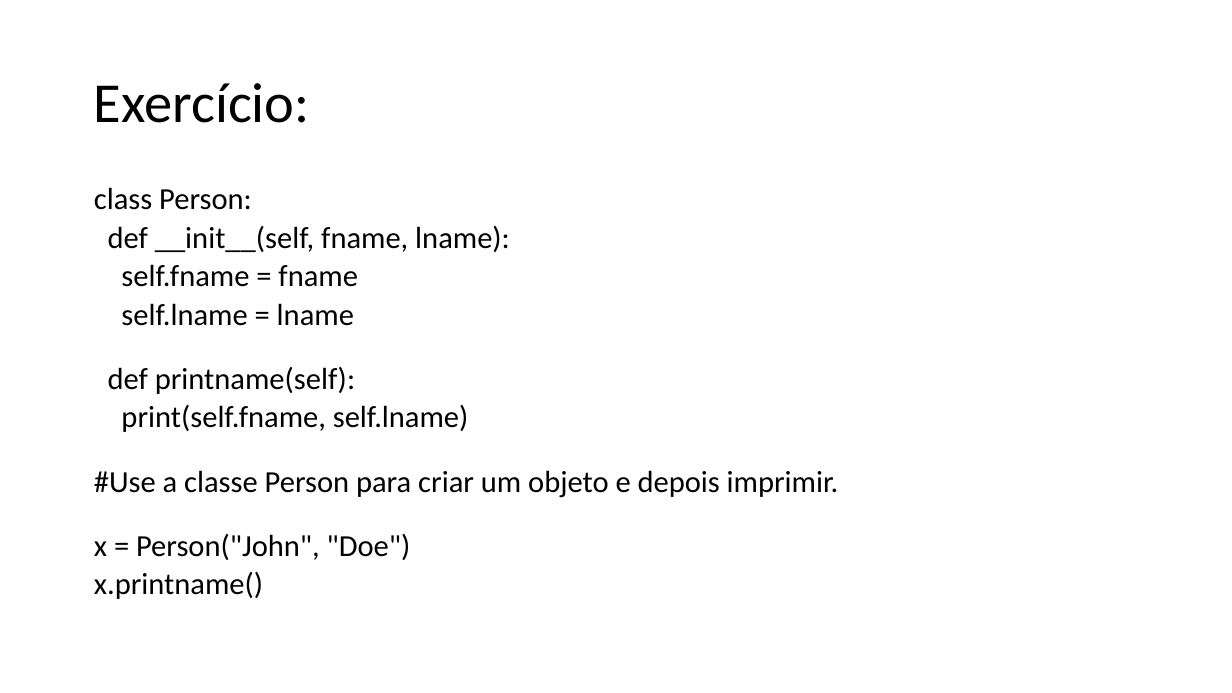
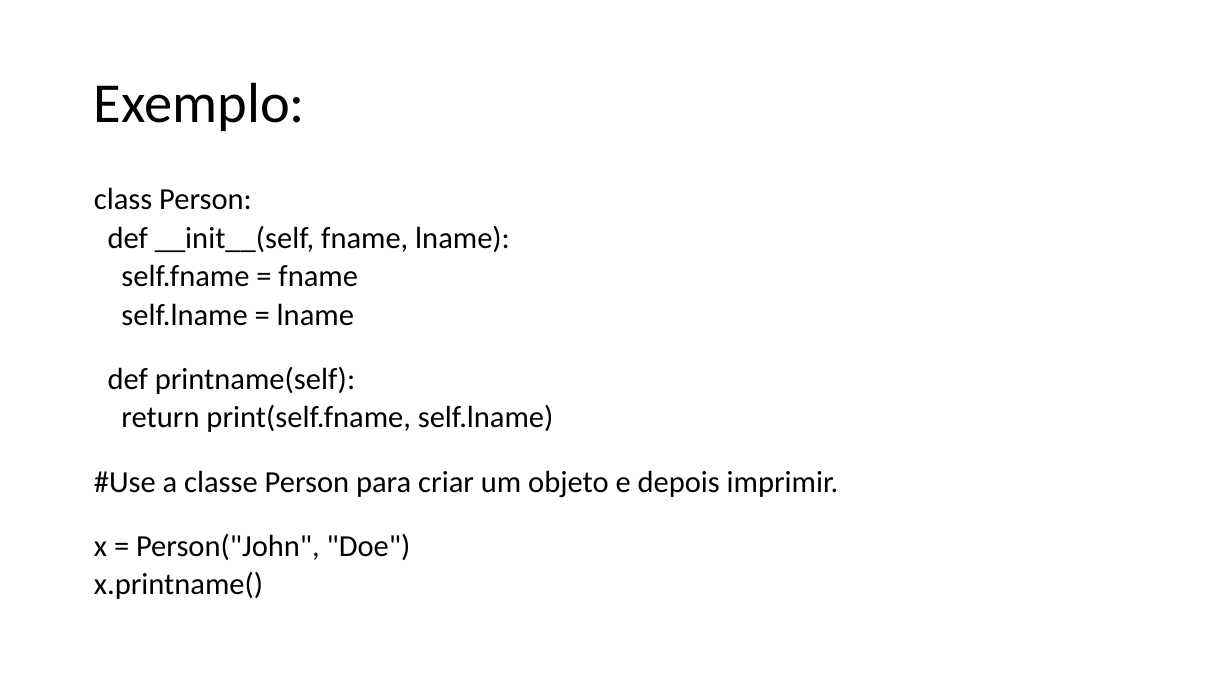
Before and after one commit to dourivaljunior/Curso-de-Python, a slide deck: slide 52 of aula classe em python.pptx (slide 46 before the commit). Drawn at 1232x693 pixels with LibreOffice and Linux fonts; fonts in the diff are those of the drawing. Boxes give left, top, right and bottom in pixels: in the first picture for what was removed or moved away, otherwise in the second. Text is boxed around its words. In the diff, an @@ line names an element or a change of style, - is before the commit and + after.

```diff
--- a/aula classe em python.pptx
+++ b/aula classe em python.pptx
@@ title at (94, 82, 305, 131): text changed @@
-Exercício:
+Exemplo:
@@ text at (121, 405, 553, 432): text changed @@
-print(self.fname, self.lname)
+return print(self.fname, self.lname)
```
Also in this commit, not shown: 5 other slides changed, 15 slides added, 4 slides removed.
